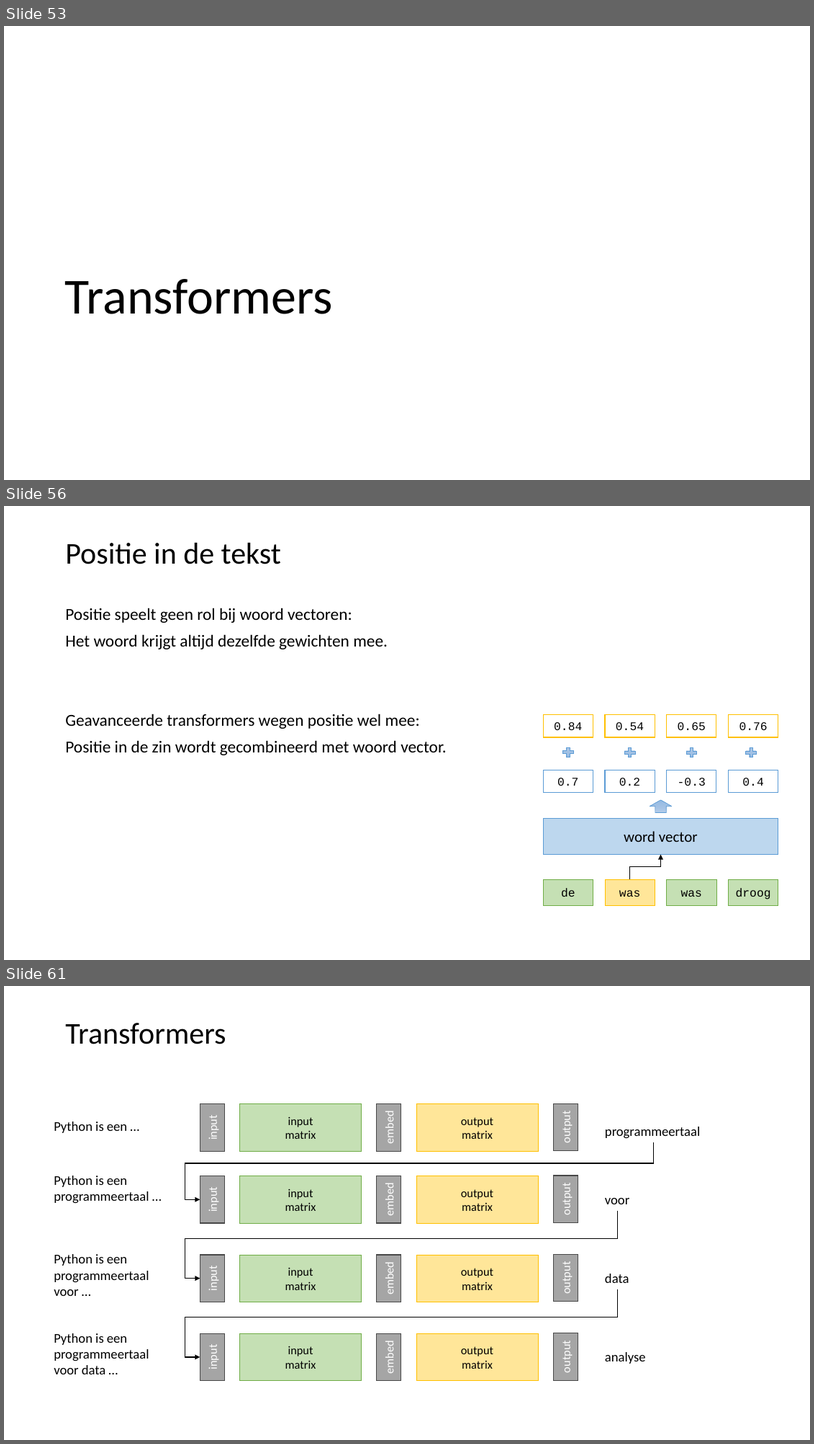
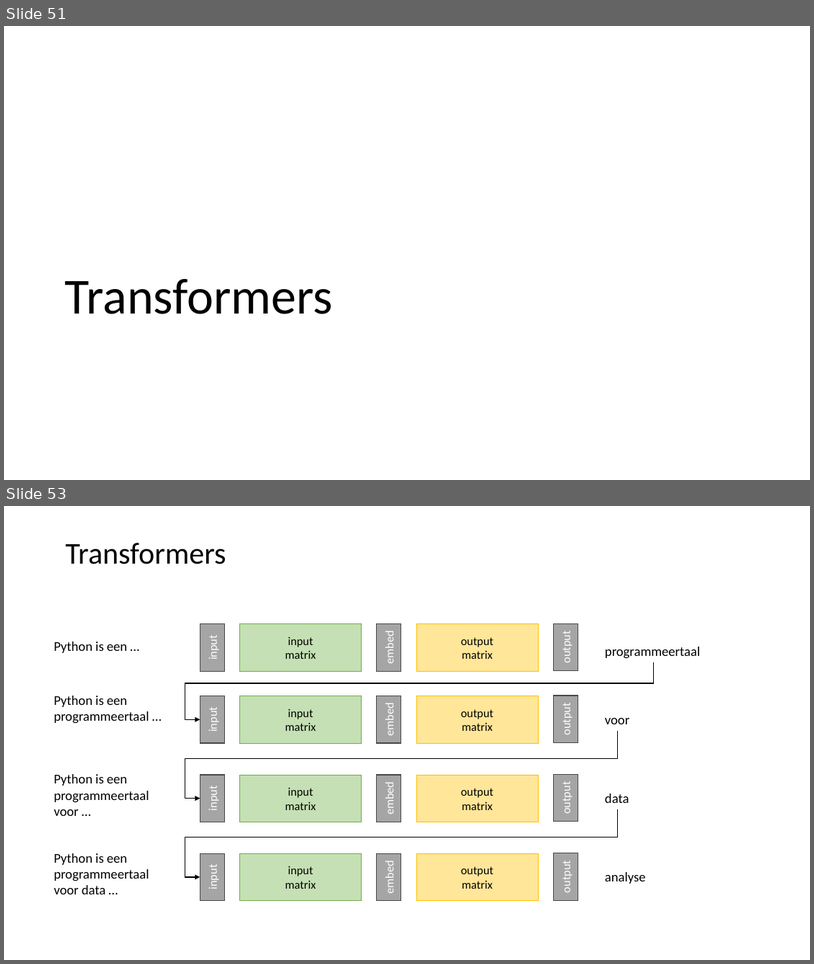
Before and after one commit to LFKoning/knowledge-sharing, a slide deck: python_course/5_nlp/python_cursus_5.pptx. Shown one above the other, each under a label of ours: slides 53, 56 and 61 before the commit, slides 51 and 53 after it; the slides between them are not shown. The pictures are 814x1444 and 814x964 pixels, drawn with LibreOffice and Linux fonts; fonts in the diff are those of the drawing. Boxes give left, top, right and bottom in pixels: in the first picture for what was removed or moved away, otherwise in the second. Text is boxed around its words. In the diff, an @@ line names an element or a change of style, - is before the commit and + after.

```diff
--- a/python_course/5_nlp/python_cursus_5.pptx
+++ b/python_course/5_nlp/python_cursus_5.pptx
@@ slide 56 removed at [4,506,810,960], background #FFFFFF @@
@@ title removed at [65,543,281,564] @@
-Positie in de tekst
@@ text removed at [65,608,446,755] @@
-Positie speelt geen rol bij woord vectoren:
-Het woord krijgt altijd dezelfde gewichten mee.
-Geavanceerde transformers wegen positie wel mee:
-Positie in de zin wordt gecombineerd met woord vector.
@@ rectangle removed at [543,715,593,737] @@
-0.84
@@ rectangle removed at [605,715,655,737] @@
-0.54
@@ rectangle removed at [667,715,717,737] @@
-0.65
@@ rectangle removed at [729,715,778,737] @@
-0.76
@@ plus sign removed at [561,746,576,759] @@
@@ plus sign removed at [623,746,638,759] @@
@@ plus sign removed at [684,746,699,759] @@
@@ plus sign removed at [744,746,759,759] @@
@@ rectangle removed at [543,770,593,792] @@
-0.7
@@ rectangle removed at [605,770,655,792] @@
-0.2
@@ rectangle removed at [667,770,717,792] @@
--0.3
@@ rectangle removed at [729,770,778,792] @@
-0.4
@@ down arrow removed at [650,800,672,813] @@
@@ rectangle removed at [543,818,779,854] @@
-word vector
@@ elbow arrow removed from (630, 879) to (661, 854) @@
@@ rectangle removed at [543,879,593,906] @@
-de
@@ rectangle removed at [605,879,655,906] @@
-was
@@ rectangle removed at [667,879,717,906] @@
-was
@@ rectangle removed at [729,879,778,906] @@
-droog
@@ what was slide 53 is now slide 51 @@
@@ what was slide 61 is now slide 53 @@
```
Also in this commit, not shown: 7 slides changed, 2 other slides removed.
